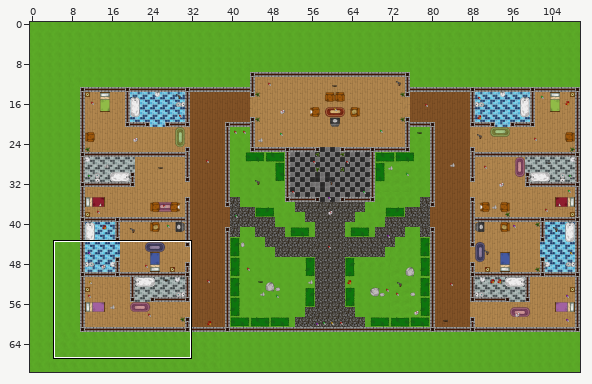
Two states of a Tiled map (JSON), assets/tilemaps/untitled.json. The first picture is a wide view before the edit; the outline marks the close-up.
Close-up. Earlier state:
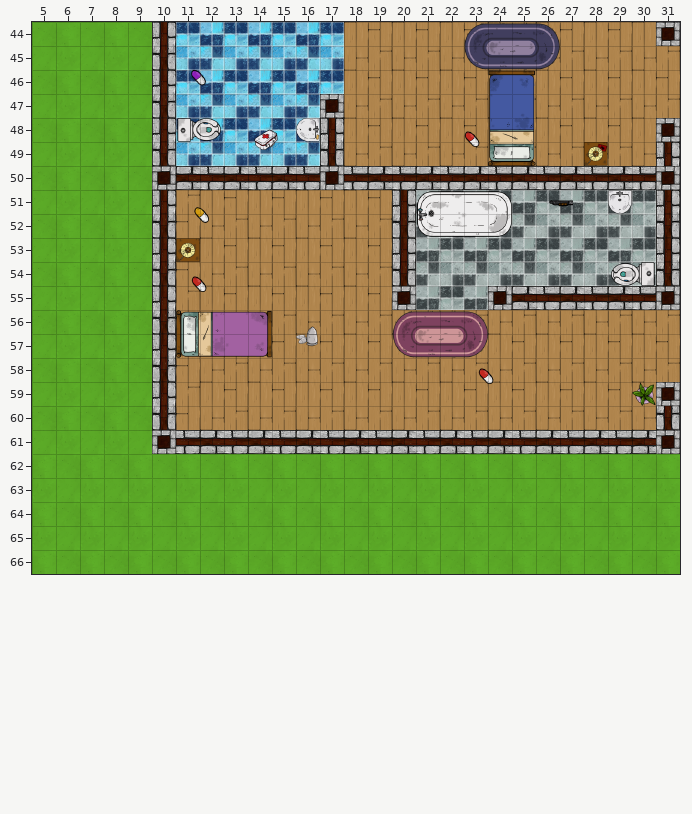
Cells are 64x64 px. Shown: x 5..31, y 44..66. The commit also changed other parts of the map, which this record leaves out.
And afterwards:
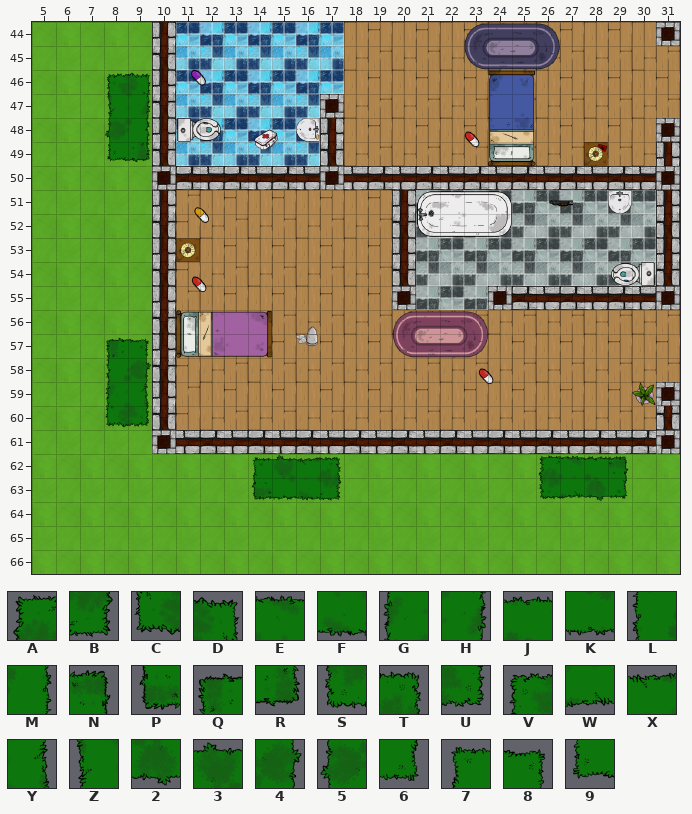
Key: from "tiles": A 154, B 154 turned 180, C 154 turned 270, D 154 turned 90, E 155, F 155 turned 180, G 155 turned 270, H 155 turned 90, J 156, K 156 turned 180, L 156 turned 270, M 156 turned 90, N 157, P 157 turned 180, Q 157 turned 270, R 157 turned 90, S 178, T 178 turned 180, U 178 turned 270, V 178 turned 90, W 179, X 179 turned 180, Y 179 turned 270, Z 179 turned 90, 2 180, 3 180 turned 180, 4 180 turned 270, 5 180 turned 90, 6 181, 7 181 turned 180, 8 181 turned 270, 9 181 turned 90.
_ is an empty cell.
From old to new:
Layer "walls":
There is now tile 2 in row 63 at x 28.
There is now tile 3 in row 62 at x 15.
There is now tile 4 in row 58 at x 9.
There is now tile 5 in row 48 at x 8.
There is now tile 6 in row 63 at x 29.
There is now tile 7 in row 62 at x 14.
There is now tile 8 in row 57 at x 9.
There is now tile 9 in row 49 at x 8.
There is now tile A in row 62 at x 26.
There is now tile B in row 63 at x 17.
There is now tile C in row 60 at x 8.
There is now tile D in row 46 at x 9.
There is now tile E in row 62 at x 27.
There is now tile F in row 63 at x 16.
There is now tile G in row 59 at x 8.
There is now tile H in row 47 at x 9.
There is now tile J in row 62 at x 28.
There is now tile K in row 63 at x 15.
There is now tile L in row 58 at x 8.
There is now tile M in row 48 at x 9.
There is now tile N in row 62 at x 29.
There is now tile P in row 63 at x 14.
There is now tile Q in row 57 at x 8.
There is now tile R in row 49 at x 9.
There is now tile S in row 63 at x 26.
There is now tile T in row 62 at x 17.
There is now tile U in row 60 at x 9.
There is now tile V in row 46 at x 8.
There is now tile W in row 63 at x 27.
There is now tile X in row 62 at x 16.
There is now tile Y in row 59 at x 9.
There is now tile Z in row 47 at x 8.
